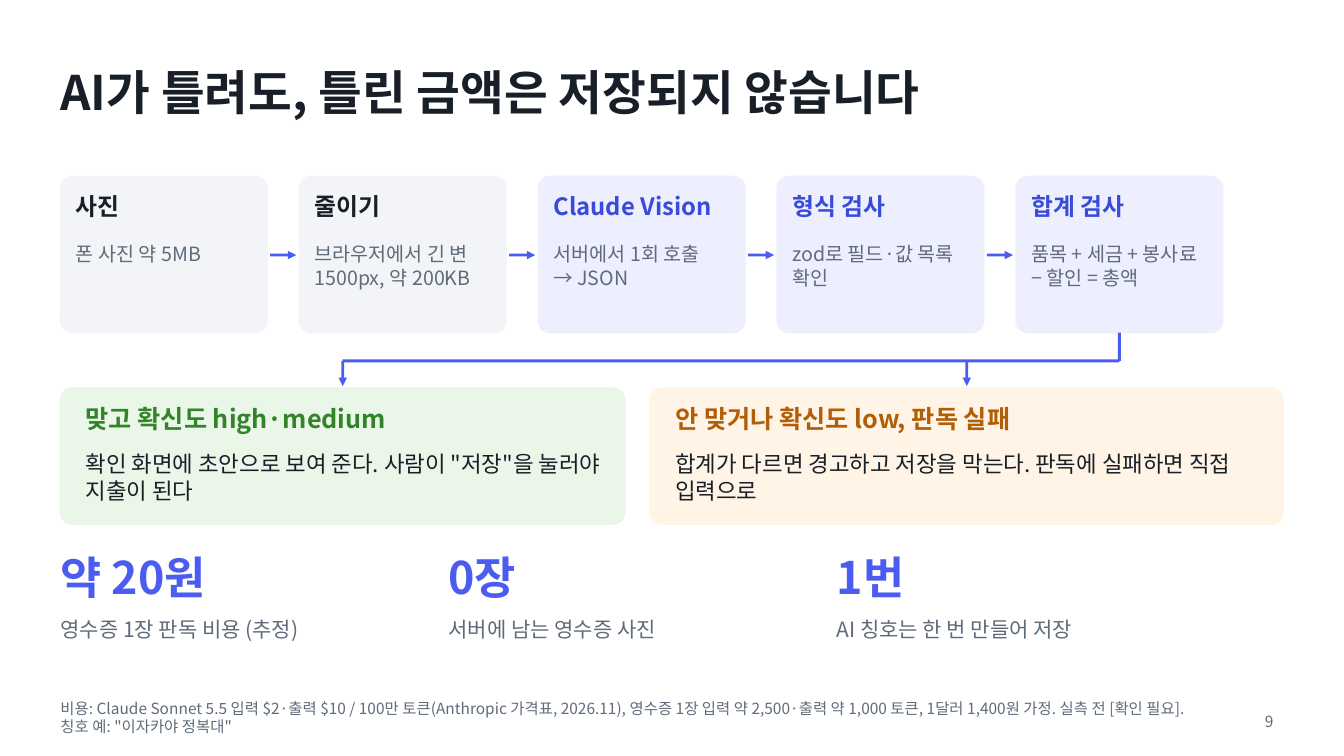
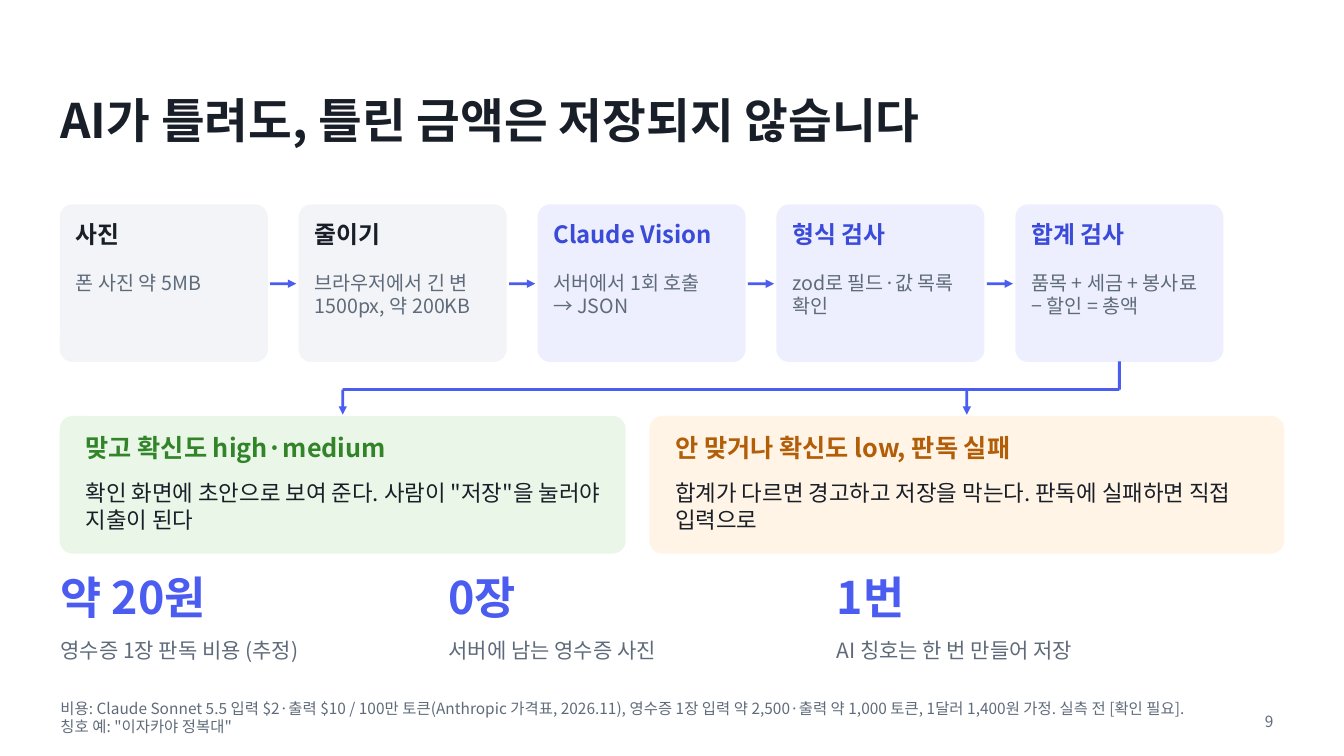
Before and after one commit to mchoe1638-pixel/svc-hackathon-Hashell, a slide deck: slide 9 of docs/pitch/hashell_pitch.pptx. Drawn at 1344x756 pixels with LibreOffice and Linux fonts; fonts in the diff are those of the drawing. Boxes give left, top, right and bottom in pixels: in the first picture for what was removed or moved away, otherwise in the second. Text is boxed around its words. In the diff, an @@ line names an element or a change of style, - is before the commit and + after.

```diff
--- a/docs/pitch/hashell_pitch.pptx
+++ b/docs/pitch/hashell_pitch.pptx
@@ 14 texts, 7 rounded rectangles, 6 arrows, 2 lines, 1 title: place and size @@
-14 texts, 7 rounded rectangles, 6 arrows, 2 lines, 1 title at (60,70,1284,524)
+14 texts, 7 rounded rectangles, 6 arrows, 2 lines, 1 title at (60,98,1284,553)
@@ 6 texts: place and size @@
-6 texts at (60,556,1073,641)
+6 texts at (60,576,1073,662)
```
Also in this commit, not shown: 12 other slides changed, 8 other files.
